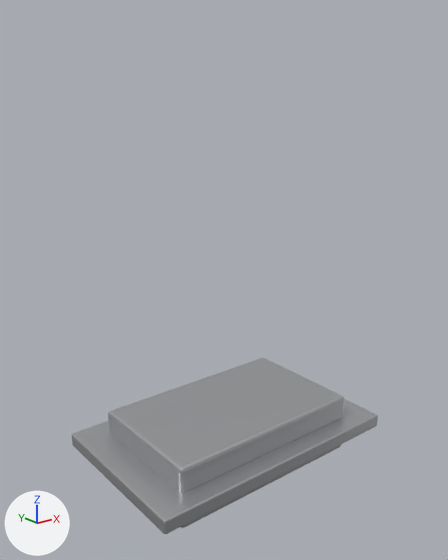
A saved change to the glTF model public/models/authoring/plumbing-kitchen-sink.glb.
The view is the same before and after, from a 50 mm camera at (-1.061, -1.302, 1.004) aimed at (-0.022, -0.003, 0.485). The axes (+X, +Y, +Z) are drawn at lower left. The lights are the same throughout. The picture after the commit comes second. Where no turn or scale is listed for an object, it has been applied to the vertices. Vertices at exactly the same position are counted once.

In view in the first picture: 'Bowl.002', 'CounterCut'.
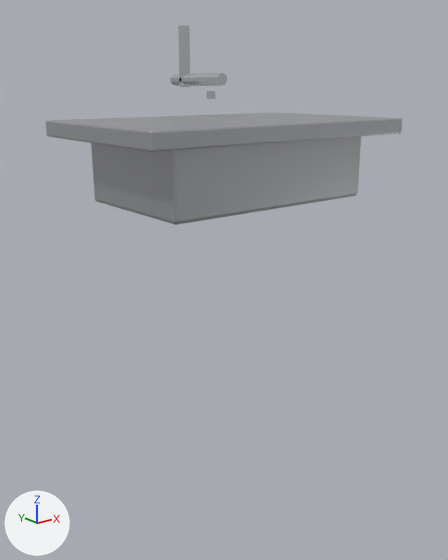
Scene script edits in JSON lines:
```json
{"block": "me_bowl_007", "where": "# used by ob_bowl_002; location = (0.0, 0.0, 0.0)"}
{"op": "remove", "block": "me_bowl_007", "code": "me_bowl_007.from_pydata(...)  # 56 vertices, 108 faces; spans x -0.31..0.31, y -0.19..0.19, z -0.09..0.09"}
{"op": "add", "block": "me_bowl_007", "code": "me_bowl_007.from_pydata(...)  # 56 vertices, 108 faces; spans x -0.31..0.31, y -0.19..0.19, z 0.71..0.89"}
{"block": "me_bowl_007", "change": "me_bowl_007 part 1: the whole mesh is moved by (0.0, 0.0, 0.8)"}
{"block": "me_countercut_002", "where": "# used by ob_countercut; location = (0.0, 0.0, 0.0)"}
{"op": "remove", "block": "me_countercut_002", "code": "me_countercut_002.from_pydata(...)  # 56 vertices, 108 faces; spans x -0.4..0.4, y -0.25..0.25, z -0.02..0.02"}
{"op": "add", "block": "me_countercut_002", "code": "me_countercut_002.from_pydata(...)  # 56 vertices, 108 faces; spans x -0.4..0.4, y -0.25..0.25, z 0.88..0.92"}
{"block": "me_countercut_002", "change": "me_countercut_002 part 2: the whole mesh is moved by (0.0, 0.0, 0.9)"}
{"block": "me_spout_003", "where": "# used by ob_spout_001; location = (0.0, 0.0, 0.0)"}
{"op": "remove", "block": "me_spout_003", "code": "me_spout_003.from_pydata(...)  # 20 vertices, 36 faces; spans x -0.015..0.015, y -0.11..0.11, z -0.016..0.016"}
{"op": "add", "block": "me_spout_003", "code": "me_spout_003.from_pydata(...)  # 20 vertices, 36 faces; spans x -0.015..0.015, y 0.03..0.25, z 1.004..1.036"}
{"block": "me_spout_003", "change": "me_spout_003 part 3: the whole mesh is moved by (0.0, 0.14, 1.02)"}
{"block": "me_spoutneck_001", "where": "# used by ob_spoutneck; location = (0.0, 0.0, 0.0)"}
{"op": "remove", "block": "me_spoutneck_001", "code": "me_spoutneck_001.from_pydata(...)  # 20 vertices, 36 faces; spans x -0.015..0.015, y -0.016..0.016, z -0.08..0.08"}
{"op": "add", "block": "me_spoutneck_001", "code": "me_spoutneck_001.from_pydata(...)  # 20 vertices, 36 faces; spans x -0.015..0.015, y 0.184..0.216, z 1.0..1.16"}
{"block": "me_spoutneck_001", "change": "me_spoutneck_001 part 4: the whole mesh is moved by (0.0, 0.2, 1.08)"}
```

Boxes (x1, y1, x2, y2) around the edits, measured in the pictures (448 x 560 px):
```json
{"object": "Bowl.002", "change": "moved", "before": [108, 358, 344, 528], "after": [91, 136, 361, 225]}
{"object": "CounterCut", "change": "moved", "before": [72, 399, 378, 534], "after": [46, 112, 402, 152]}
{"object": "Spout.001", "change": "moved", "after": [170, 73, 227, 86], "on screen": "not visible before"}
{"object": "SpoutNeck", "change": "moved", "after": [178, 25, 190, 87], "on screen": "not visible before"}
```
